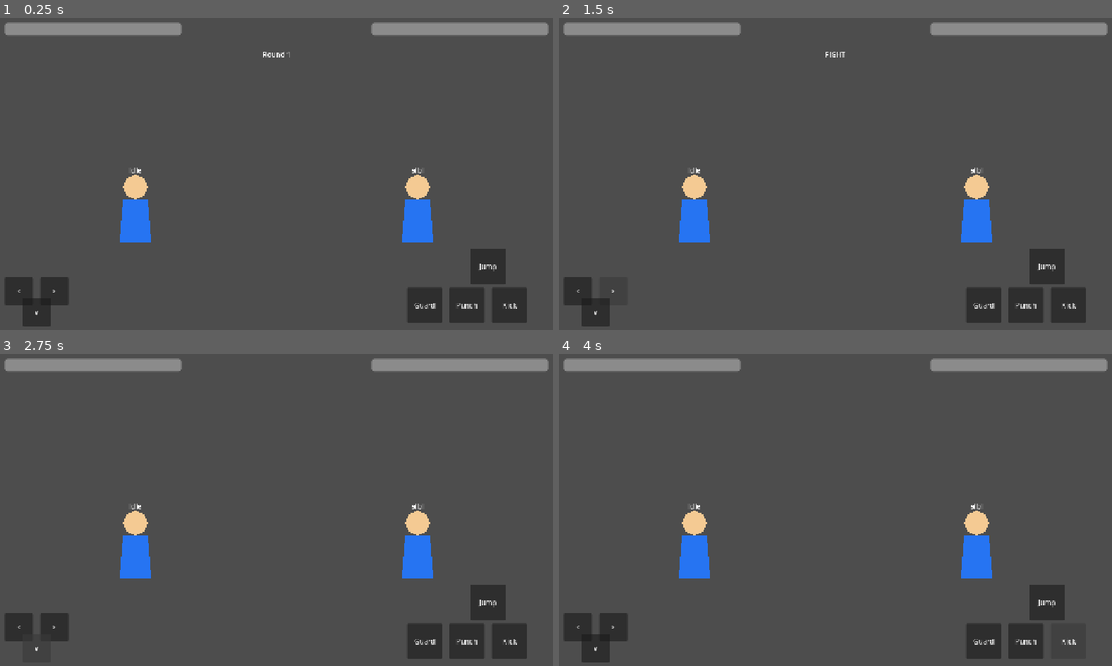
Above: before the commit, frames 1-4 (two rows, left to right).
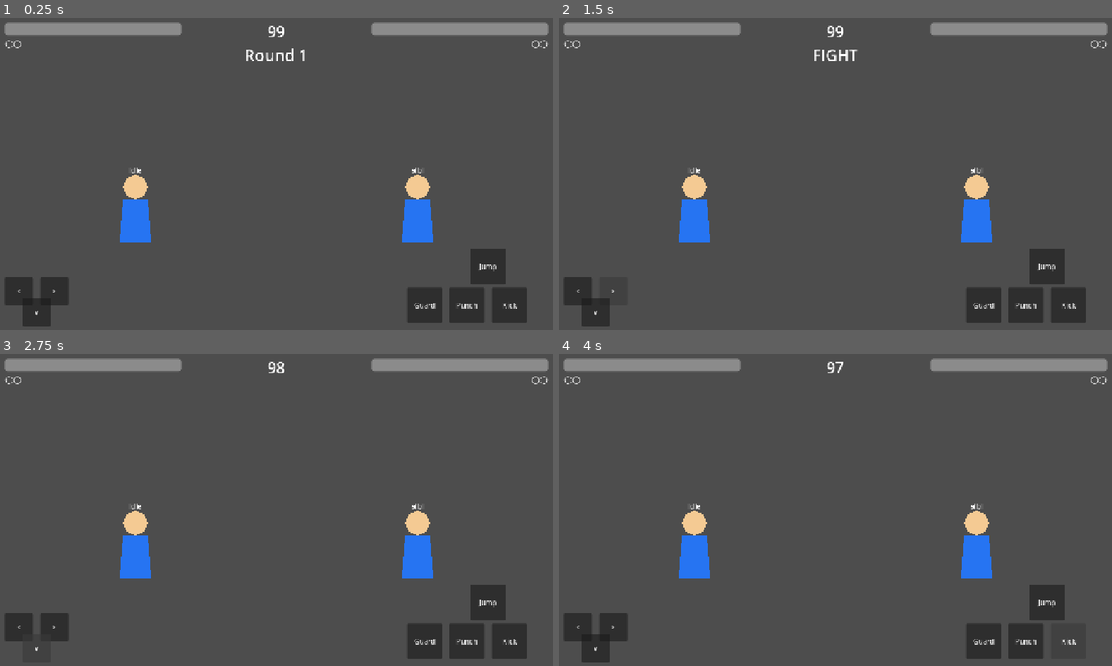
Above: after the commit, the same moments.

Repository: adamonine-stack/hashire-kaminari-dakkan-no-kobushi
Game: Godot game, scene res://scenes/Battle.tscn
Two runs of this game, one before a commit and one after it. Both use one fixed random seed, a clock stepped at 60 frames per second and the inputs below.
Inputs:
- Up to frame 1 (0.25 s): no input
- Up to frame 2 (1.5 s): click "<" at 0.5 s; click ">" at 1.25 s
- Up to frame 3 (2.75 s): click "v" at 2 s
- Up to frame 4 (4 s): click "Punch" at 2.75 s; click "Kick" at 3.5 s

The runs differ from the first frame. In frame 1, 0.3% of the frame differs, in the area x 0-100%, y 2-14%; in frame 2, 0.3%; in frame 3, 0.1%; in frame 4, 0.1%.
Error before the commit: Invalid assignment of property or key 'text' with value of type 'String' on a base object of type 'null instance'. (res://scripts/battle/round_manager.gd:197)

Commit message:
Add round timer and win mark UI

Diff:
--- a/godot/scenes/UI.tscn
+++ b/godot/scenes/UI.tscn
@@ -41,7 +41,56 @@
 value = 100.0
 show_percentage = false
 
+[node name="TimerLabel" type="Label" parent="BattleUIRoot"]
+layout_mode = 1
+anchors_preset = 5
+anchor_left = 0.5
+anchor_right = 0.5
+anchor_bottom = 0.0
+offset_left = -60.0
+offset_top = 20.0
+offset_right = 60.0
+offset_bottom = 60.0
+grow_horizontal = 2
+theme_override_font_sizes/font_size = 34
+text = "99"
+horizontal_alignment = 1
+vertical_alignment = 1
+
+[node name="PlayerWinMarks" type="Label" parent="BattleUIRoot"]
+layout_mode = 1
+anchors_preset = 1
+anchor_left = 0.0
+anchor_right = 0.0
+anchor_bottom = 0.0
+offset_left = 24.0
+offset_top = 54.0
+offset_right = 124.0
+offset_bottom = 82.0
+grow_horizontal = 1
+theme_override_font_sizes/font_size = 22
+text = "OO"
+horizontal_alignment = 0
+vertical_alignment = 1
+
+[node name="EnemyWinMarks" type="Label" parent="BattleUIRoot"]
+layout_mode = 1
+anchors_preset = 1
+anchor_left = 1.0
+anchor_right = 1.0
+anchor_bottom = 0.0
+offset_left = -124.0
+offset_top = 54.0
+offset_right = -24.0
+offset_bottom = 82.0
+grow_horizontal = 0
+theme_override_font_sizes/font_size = 22
+text = "OO"
+horizontal_alignment = 2
+vertical_alignment = 1
+
 [node name="KOLabel" type="Label" parent="BattleUIRoot"]
+visible = false
 layout_mode = 1
 anchors_preset = 5
 anchor_left = 0.5
@@ -52,7 +101,8 @@
 offset_right = 80.0
 offset_bottom = 120.0
 grow_horizontal = 2
-text = "K.O."
+theme_override_font_sizes/font_size = 36
+text = ""
 horizontal_alignment = 1
 vertical_alignment = 1
 
@@ -149,5 +199,4 @@
 offset_right = -120.0
 offset_bottom = -104.0
 grow_horizontal = 0
-grow_vertical = 0
 text = "Jump"
